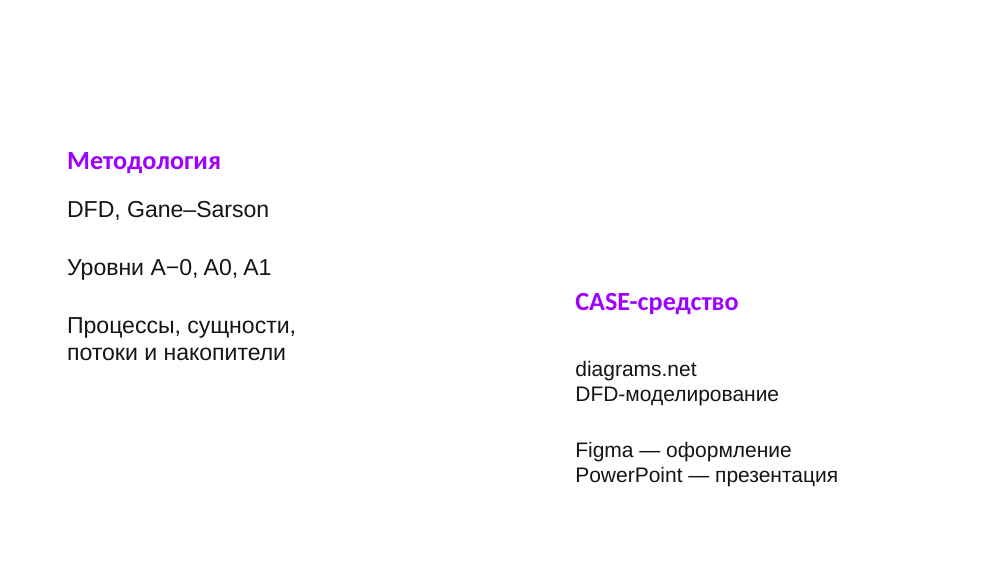
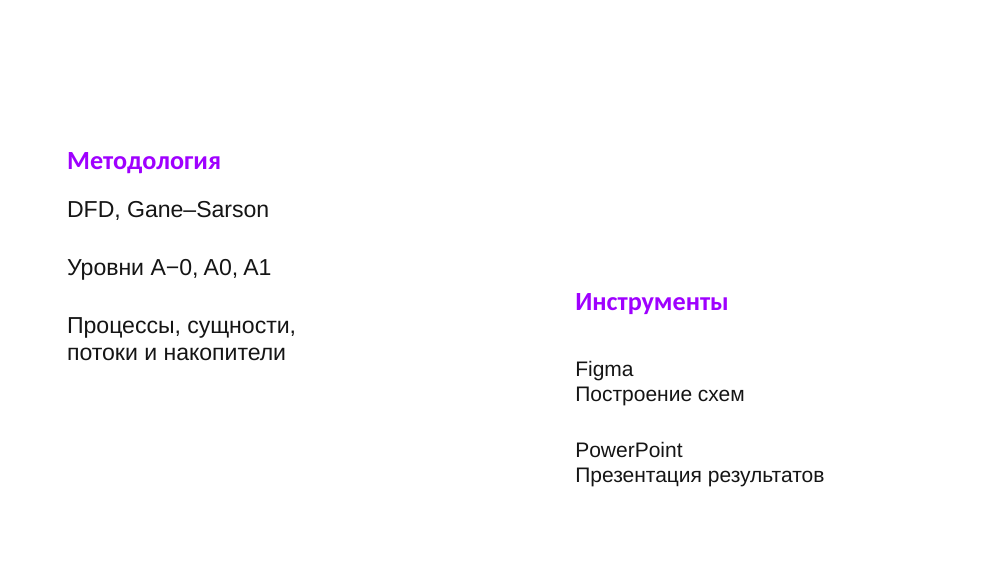
Before and after one commit to falltest/DATABASES_Fadey_Pushkin_Gurylev, a slide deck: slide 5 of Фадеев_Мосин_Гурылев лаб1/Презентация.pptx. Drawn at 1008x567 pixels with LibreOffice and Linux fonts; fonts in the diff are those of the drawing; background and template pictures are left out. Boxes give left, top, right and bottom in pixels: in the first picture for what was removed or moved away, otherwise in the second. Text is boxed around its words. In the diff, an @@ line names an element or a change of style, - is before the commit and + after.

```diff
--- a/Фадеев_Мосин_Гурылев лаб1/Презентация.pptx
+++ b/Фадеев_Мосин_Гурылев лаб1/Презентация.pptx
@@ text at box(575, 293, 728, 314): text changed @@
-CASE-средство
+Инструменты
@@ text at box(575, 360, 825, 486): text changed @@
-diagrams.net
-DFD-моделирование
-Figma — оформление
-PowerPoint — презентация
+Figma
+Построение схем
+PowerPoint
+Презентация результатов
```
Also in this commit, not shown: 8 other slides changed, 2 other files.
